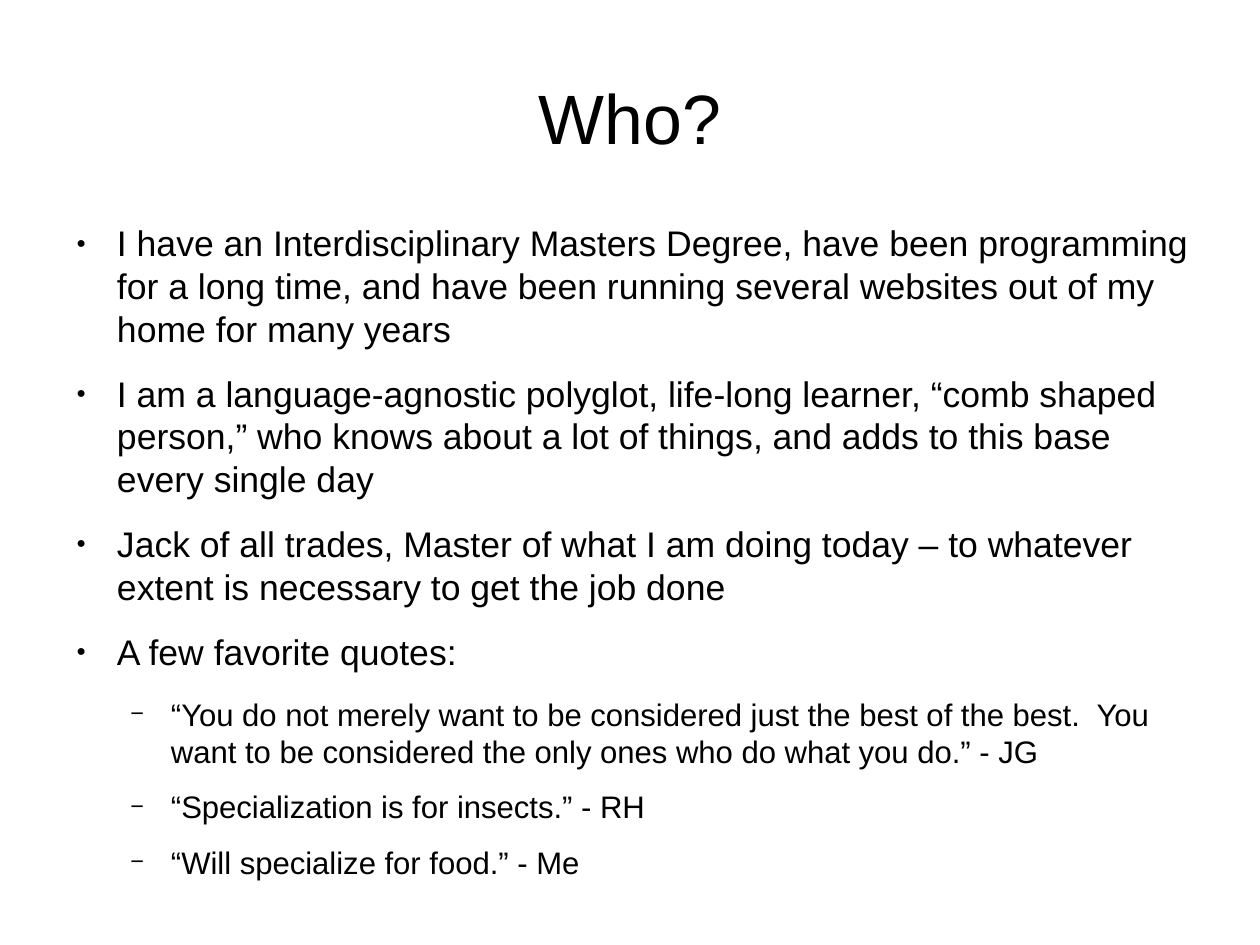
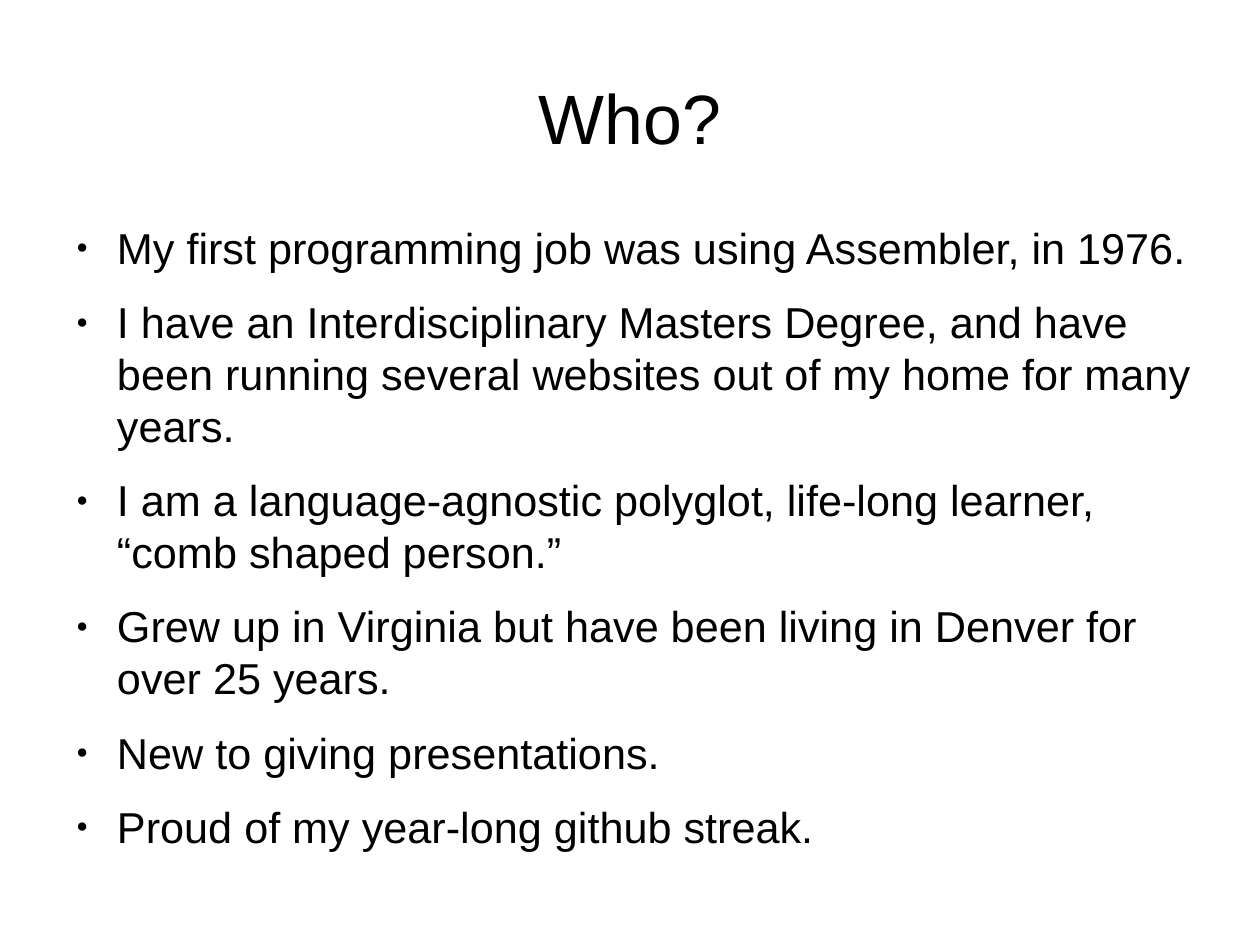
Before and after one commit to tomwhartung/jmws_accoutrements, a slide deck: slide 2 of presentations/2016_07-Drupal/9-slides.odp. Drawn at 1260x945 pixels with LibreOffice and Linux fonts; fonts in the diff are those of the drawing. Boxes give left, top, right and bottom in pixels: in the first picture for what was removed or moved away, otherwise in the second. Text is boxed around its words. In the diff, an @@ line names an element or a change of style, - is before the commit and + after.

```diff
--- a/presentations/2016_07-Drupal/9-slides.odp
+++ b/presentations/2016_07-Drupal/9-slides.odp
@@ text at box(117, 232, 1190, 851): text changed; size 22.4 to 27.2 pt @@
-● I have an Interdisciplinary Masters Degree, have been programming for a long time, and have been running several websites out of my home for many years
-● I am a language-agnostic polyglot, life-long learner, “comb shaped person,” who knows about a lot of things, and adds to this base every single day
-● Jack of all trades, Master of what I am doing today – to whatever extent is necessary to get the job done
-● A few favorite quotes:
-  − “You do not merely want to be considered just the best of the best. You want to be considered the only ones who do what you do.” - JG
-  − “Specialization is for insects.” - RH
-  − “Will specialize for food.” - Me
+● My first programming job was using Assembler, in 1976.
+● I have an Interdisciplinary Masters Degree, and have been running several websites out of my home for many years.
+● I am a language-agnostic polyglot, life-long learner, “comb shaped person.”
+● Grew up in Virginia but have been living in Denver for over 25 years.
+● New to giving presentations.
+● Proud of my year-long github streak.
```
Also in this commit, not shown: 3 other slides changed.
